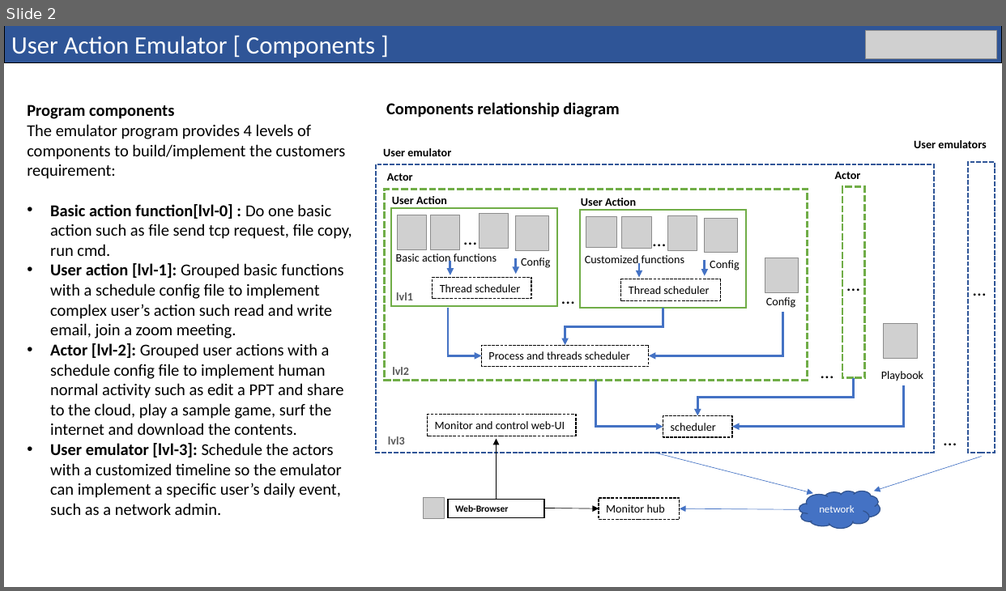
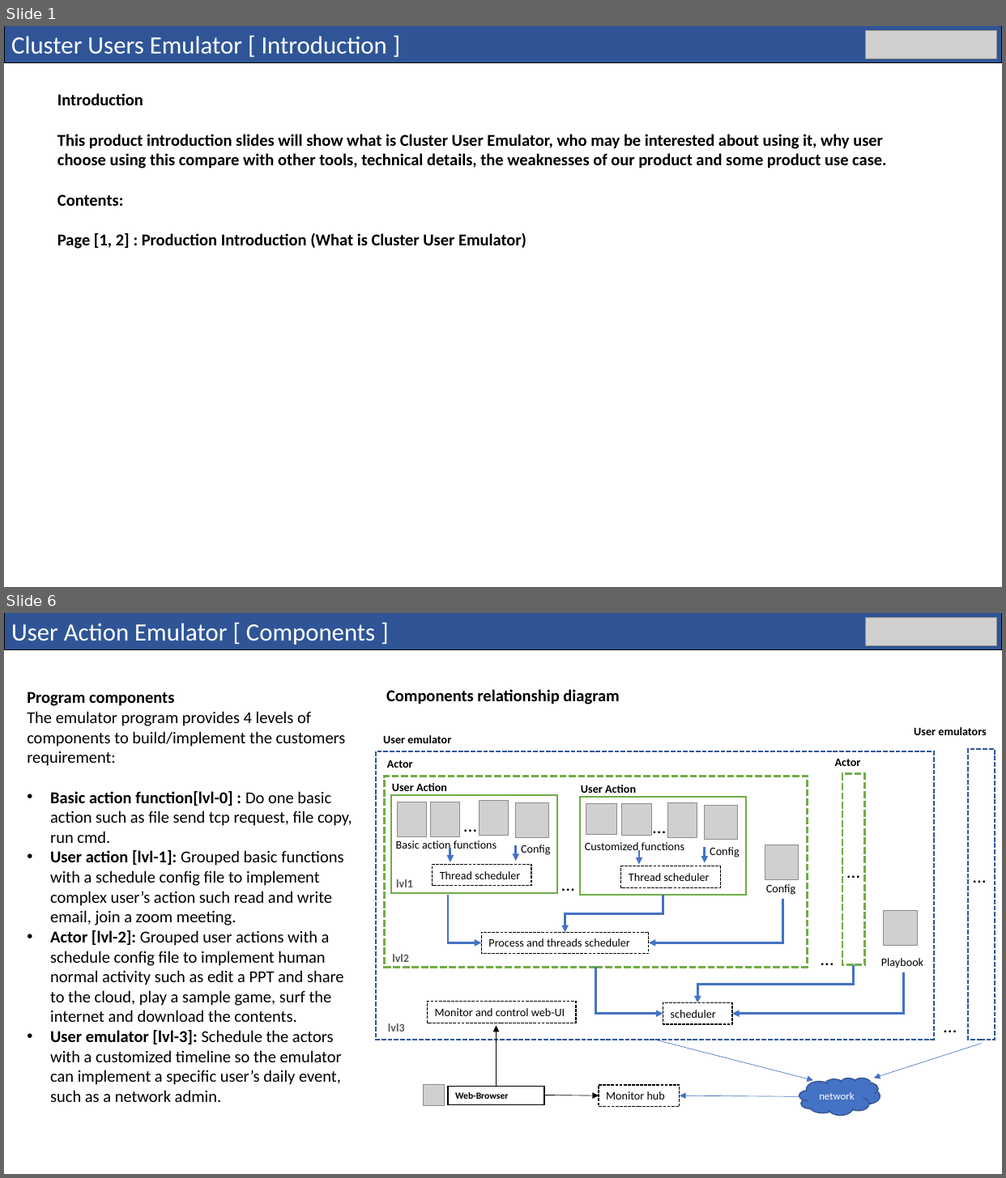
Before and after one commit to LiuYuancheng/Cluster_User_Emulation_System, a slide deck: doc/User_Action_Emulator_Design_Doc.pptx. Shown one above the other, each under a label of ours: slide 2 before the commit, slides 1 and 6 after it; the slides between them are not shown. The pictures are 1006x591 and 1006x1178 pixels, drawn with LibreOffice and Linux fonts; fonts in the diff are those of the drawing; grey boxes stand for pictures; background and template pictures are left out. Boxes give left, top, right and bottom in pixels: in the first picture for what was removed or moved away, otherwise in the second. Text is boxed around its words. In the diff, an @@ line names an element or a change of style, - is before the commit and + after.

Commit message:
update the introduction document.

```diff
--- a/doc/User_Action_Emulator_Design_Doc.pptx
+++ b/doc/User_Action_Emulator_Design_Doc.pptx
@@ slide 1 added at (4,26,1002,587), background #FFFFFF @@
@@ rectangle added at (4,26,1002,62), fill #2F5597, outline #000000 0.75 pt, 24 pt, text #FFFFFF @@
+Cluster Users Emulator [ Introduction ]
@@ picture added at (866,31,997,59) @@
@@ text added at (57,93,886,249), 16 pt, text #000000, bold @@
+Introduction
+This product introduction slides will show what is Cluster User Emulator, who may be interested about using it, why user choose using this compare with other tools, technical details, the weaknesses of our product and some product use case.
+Contents:
+Page [1, 2] : Production Introduction (What is Cluster User Emulator)
@@ what was slide 2 is now slide 6 @@
```
Also in this commit, not shown: 4 other slides added, 1 slide removed, 1 other file.
